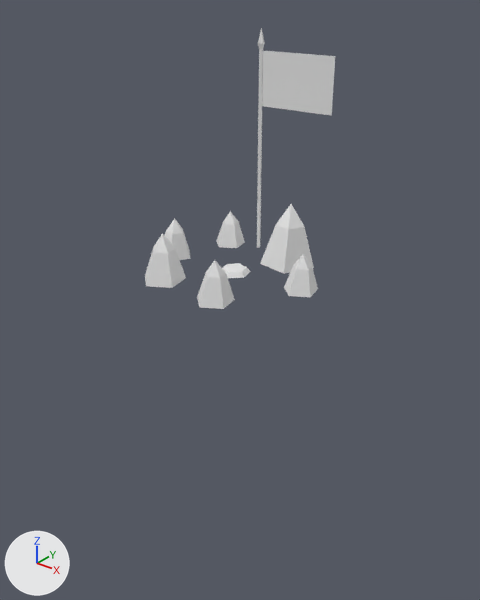
Two versions of the Blender file LD53/Assets/Models/Props/camp.blend, one commit apart.
One viewpoint serves both versions: a 50 mm lens placed at (26.6, -32.6, 18.1), pointed at (-1.4, 2.4, -3.6). Lighting does not change. The marker at lower left points along +X, +Y and +Z.
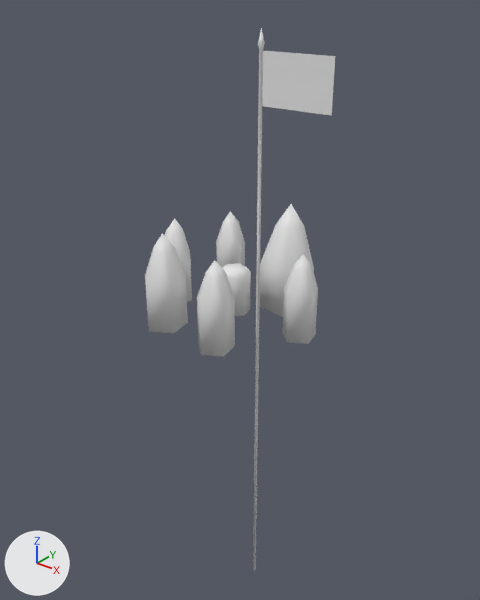
Changed parts and their boxes (x1, y1, x2, y2) in the pictures (480 x 600 px):
'Cube', reshaped (45% taller)
    before: (145, 204, 318, 309)
    after: (145, 204, 318, 357)
'Cube.001', reshaped (44% wider, 146% taller)
    before: (257, 28, 265, 248)
    after: (253, 28, 265, 570)
'Icosphere', reshaped (238% taller)
    before: (222, 263, 251, 278)
    after: (222, 263, 251, 316)
part 1 of me_cube_002, built on
    after: (145, 241, 318, 357)
part 2 of me_cube_002, shading changed
    both: (146, 205, 318, 309)
part 3 of me_icosphere, built on
    after: (228, 272, 251, 316)
part 4 of me_cube_003, built on
    after: (253, 248, 260, 570)
part 5 of me_cube_003, shading changed
    both: (257, 28, 265, 248)

What the commit changed:
me_cube_002 is used by ob_cube; location (0.0, 0.0, 0.0).
me_cube_002 had 66 vertices, 66 faces and spanned x -6.31..6.38, y -5.58..5.66, z -0.1..4.28.
me_cube_002 now has 96 vertices, 96 faces and spans x -6.31..6.38, y -5.58..5.66, z -3.47..4.28.
Part 1, on me_cube_002:
6 faces are deleted.
20 new vertices lie (0.0, 0.0, -3.36) away from vertices in x -6.31..6.38, y -5.58..4.92, z -0.1..-0.04.
10 new vertices lie (0.0, 0.0, -3.37) away from vertices in x -4.2..3.9, y -5.58..5.66, z -0.1..-0.01.
36 new faces join them.
me_cube_002 part 2: 60 kept faces spanning x -6.31..6.38, y -5.58..5.66, z -0.1..4.28 are now shaded smooth.
me_icosphere has 12 vertices, 8 faces and spans x -1.09..1.09, y -1.09..1.09, z -0.12..0.21.
me_icosphere is used by ob_icosphere; location (0.0, 0.0, 0.0).
Verts and faces of me_icosphere; kept vertices keep their numbers, new ones are numbered from 12.
Before the commit, vertices of me_icosphere: 0 (-0.3, 1.09, -0.12), 2 (0.79, 0.81, -0.12) at pixel (250, 271), 4 (1.09, -0.28, -0.12) at pixel (244, 277), 6 (0.3, -1.09, -0.12) at pixel (227, 278), 8 (-0.79, -0.81, -0.12).
Before the commit, vertices of me_icosphere: 10 (-1.09, 0.28, -0.12) at pixel (224, 267).
Part 3, on me_icosphere:
Faces deleted: (0, 2, 4, 6, 8, 10).
New vertices 12 to 17 stand at vertices 0, 2, 4, 6, 8, 10, in that order, plus (0.0, 0.0, -2.9).
New faces: (6, 8, 16, 15), (12, 13, 14, 15, 16, 17), (2, 4, 14, 13), (8, 10, 17, 16), (0, 2, 13, 12), (4, 6, 15, 14).
New faces: (0, 12, 17, 10).
me_cube_003 is used by ob_cube_001; location (0.0, 0.0, 0.0).
Verts and faces of me_cube_003; kept vertices keep their numbers, new ones are numbered from 13.
Before the commit, vertices of me_cube_003: 0 (-1.5, 4.5, -0.1) at pixel (256, 247), 2 (-1.6, 4.8, -0.1) at pixel (257, 246), 4 (-1.3, 4.6, -0.1) at pixel (259, 247), 6 (-1.4, 4.8, -0.1) at pixel (260, 246).
me_cube_003 had 13 vertices, 13 faces and spanned x -1.7..-1.2, y 4.4..5.0, z -0.1..15.2.
me_cube_003 now has 17 vertices, 17 faces and spans x -1.7..-1.2, y 4.4..5.0, z -33.4..15.2.
Part 4, on me_cube_003:
Faces deleted: (0, 2, 6, 4).
New vertices 13 to 16 stand at vertices 0, 2, 4, 6, in that order, plus (0.0, 0.0, -33.3).
New faces: (2, 6, 16, 14), (13, 14, 16, 15), (0, 2, 14, 13), (4, 15, 16, 6), (0, 13, 15, 4).
me_cube_003 part 5: 12 kept faces spanning x -1.7..-1.2, y 4.4..5.0, z -0.1..15.2 are now shaded smooth.
